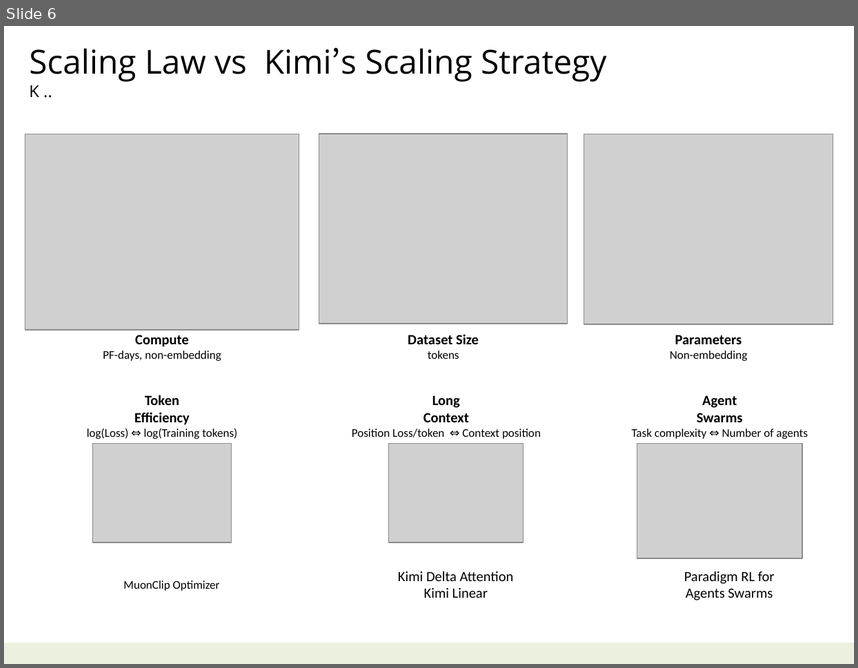
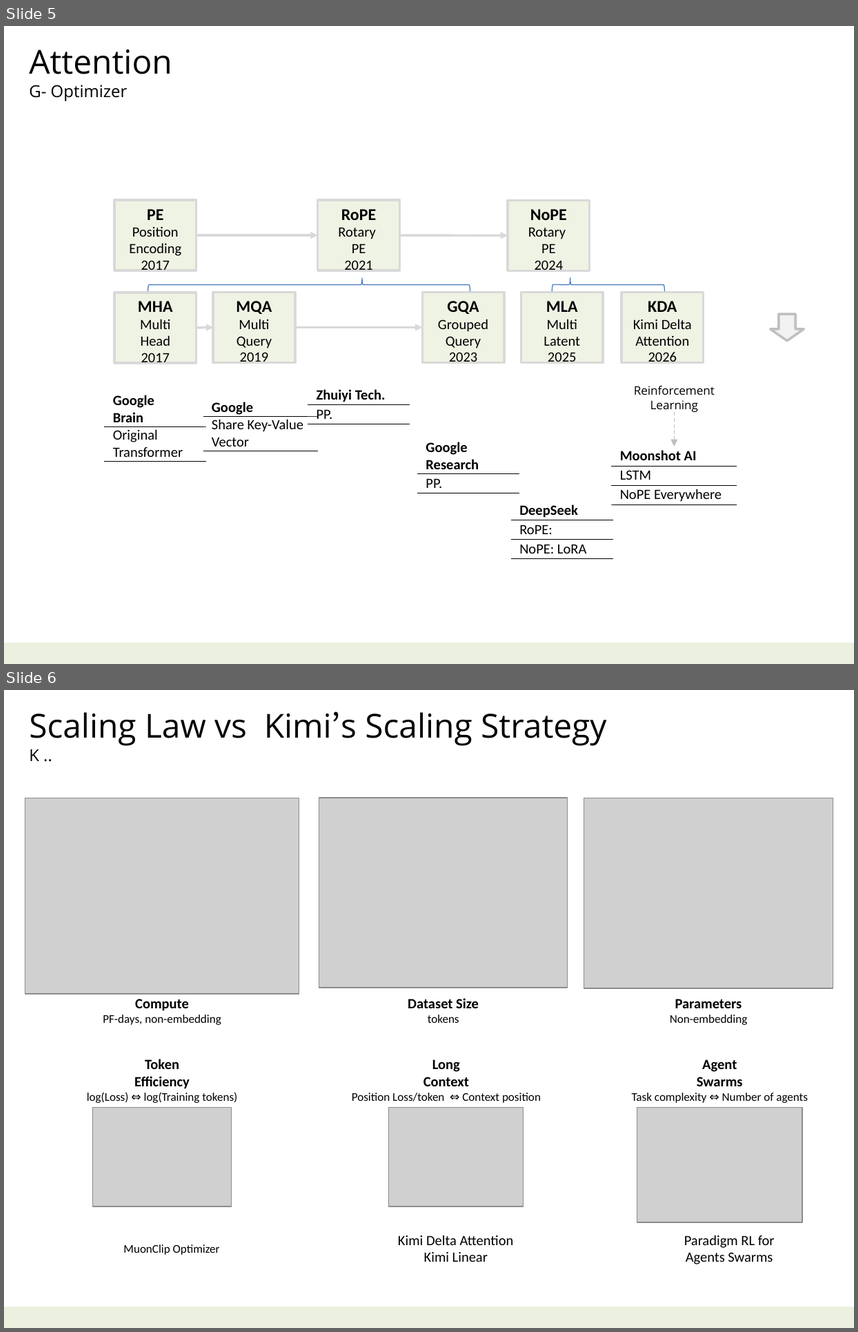
Before and after one commit to navibator/crazy-ai, a slide deck: ai-kimi.pptx. Shown one above the other, each under a label of ours: slide 6 before the commit, slides 5 and 6 after it. The pictures are 858x668 and 858x1332 pixels, drawn with LibreOffice and Linux fonts; fonts in the diff are those of the drawing; grey boxes stand for pictures. Boxes give left, top, right and bottom in pixels: in the first picture for what was removed or moved away, otherwise in the second. Text is boxed around its words. In the diff, an @@ line names an element or a change of style, - is before the commit and + after.

```diff
--- a/ai-kimi.pptx
+++ b/ai-kimi.pptx
@@ slide 5 added at (x1=4, y1=26, x2=854, y2=664), background #FFFFFF; not listed: 1 template element that a slide beside it also shows @@
@@ text added at (x1=29, y1=49, x2=172, y2=101), 14 pt, text #000000 @@
+Attention
+G- Optimizer
@@ rectangle added at (x1=114, y1=201, x2=196, y2=271), fill #EBF1DE at 80% opacity, outline #D9D9D9 2 pt, 12 pt, text #000000 @@
+PE
+Position
+Encoding
+2017
@@ rectangle added at (x1=318, y1=201, x2=399, y2=271), fill #EBF1DE at 80% opacity, outline #D9D9D9 2 pt, 12 pt, text #000000 @@
+RoPE
+Rotary
+PE
+2021
@@ rectangle added at (x1=508, y1=201, x2=590, y2=271), fill #EBF1DE at 80% opacity, outline #D9D9D9 2 pt, 12 pt, text #000000 @@
+NoPE
+Rotary
+PE
+2024
@@ arrow added from (196, 235) to (318, 235), #D9D9D9 2 pt @@
@@ arrow added from (400, 235) to (508, 235), #D9D9D9 2 pt @@
@@ rectangle added at (x1=114, y1=292, x2=196, y2=363), fill #EBF1DE at 80% opacity, outline #D9D9D9 2 pt, 12 pt, text #000000 @@
+MHA
+Multi
+Head
+2017
@@ right brace added at (x1=148, y1=278, x2=470, y2=292), outline #4B7EBC 0.75 pt @@
@@ rectangle added at (x1=213, y1=292, x2=294, y2=363), fill #EBF1DE at 80% opacity, outline #D9D9D9 2 pt, 12 pt, text #000000 @@
+MQA
+Multi
+Query
+2019
@@ rectangle added at (x1=422, y1=292, x2=504, y2=363), fill #EBF1DE at 80% opacity, outline #D9D9D9 2 pt, 12 pt, text #000000 @@
+GQA
+Grouped
+Query
+2023
@@ rectangle added at (x1=521, y1=292, x2=602, y2=363), fill #EBF1DE at 80% opacity, outline #D9D9D9 2 pt, 12 pt, text #000000 @@
+MLA
+Multi
+Latent
+2025
@@ right brace added at (x1=552, y1=278, x2=665, y2=292), outline #4B7EBC 0.75 pt @@
@@ rectangle added at (x1=621, y1=292, x2=703, y2=363), fill #EBF1DE at 80% opacity, outline #D9D9D9 2 pt, 12 pt, text #000000 @@
+KDA
+Kimi Delta
+Attention
+2026
@@ down arrow added at (x1=771, y1=314, x2=804, y2=341), fill #F2F2F2, outline #BFBFBF 2 pt @@
@@ arrow added from (196, 328) to (213, 327), #D9D9D9 2 pt @@
@@ arrow added from (296, 327) to (422, 327), #D9D9D9 2 pt @@
@@ table added at (x1=104, y1=392, x2=206, y2=459), 2 rows, 1 columns @@
+Google / Brain
+Original Transformer
@@ table added at (x1=308, y1=385, x2=410, y2=423), 2 rows, 1 columns @@
+Zhuiyi Tech.
+PP.
@@ text added at (x1=634, y1=385, x2=715, y2=412), 10 pt, text #000000 @@
+Reinforcement
+Learning
@@ table added at (x1=203, y1=399, x2=318, y2=450), 2 rows, 1 columns @@
+Google
+Share Key-Value / Vector
@@ arrow added from (674, 412) to (674, 446), #BFBFBF 0.75 pt dashed @@
@@ table added at (x1=417, y1=439, x2=519, y2=492), 2 rows, 1 columns @@
+Google / Research
+PP.
@@ table added at (x1=612, y1=446, x2=737, y2=504), 3 rows, 1 columns @@
+Moonshot AI
+LSTM
+NoPE Everywhere
@@ table added at (x1=512, y1=500, x2=613, y2=558), 3 rows, 1 columns @@
+DeepSeek
+RoPE:
+NoPE: LoRA
```
Also in this commit, not shown: 3 other slides added, 1 slide removed, 2 other files.
